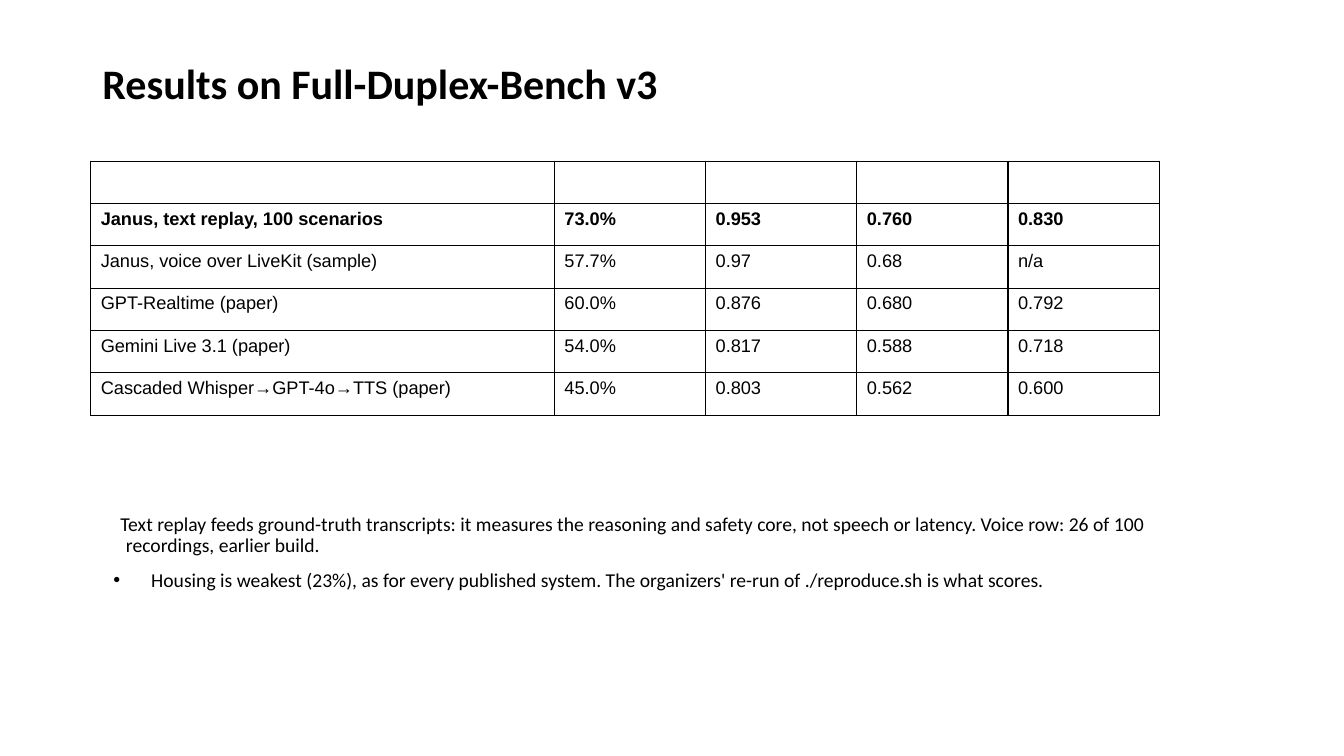
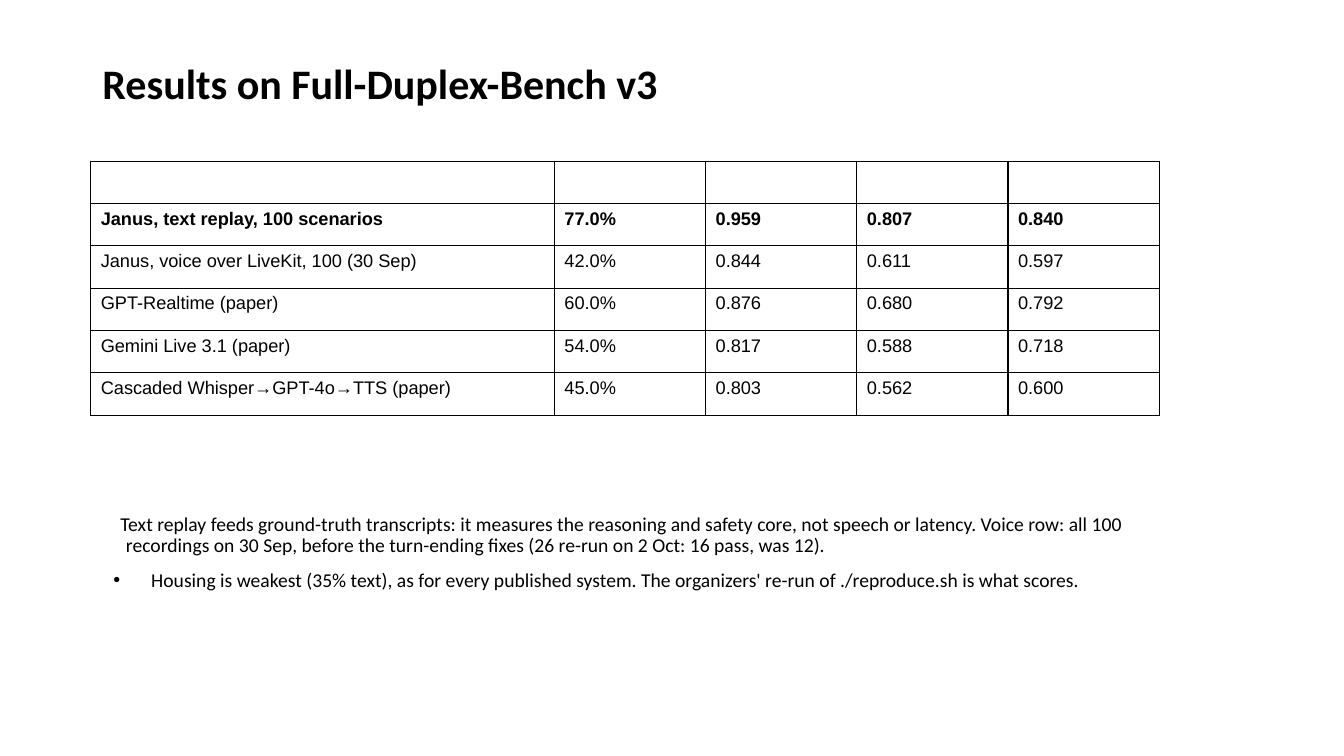
Before and after one commit to AdithyaSanthosh-P/Janus, a slide deck: slide 5 of docs/deck/Janus_Submission.pptx. Drawn at 1344x756 pixels with LibreOffice and Linux fonts; fonts in the diff are those of the drawing. Boxes give left, top, right and bottom in pixels: in the first picture for what was removed or moved away, otherwise in the second. Text is boxed around its words. In the diff, an @@ line names an element or a change of style, - is before the commit and + after.

```diff
--- a/docs/deck/Janus_Submission.pptx
+++ b/docs/deck/Janus_Submission.pptx
@@ table at bbox=[91, 161, 1159, 415] @@
-row 2: Janus, text replay, 100 scenarios | 73.0% | 0.953 | 0.760 | 0.830
+row 2: Janus, text replay, 100 scenarios | 77.0% | 0.959 | 0.807 | 0.840
-row 3: Janus, voice over LiveKit (sample) | 57.7% | 0.97 | 0.68 | n/a
+row 3: Janus, voice over LiveKit, 100 (30 Sep) | 42.0% | 0.844 | 0.611 | 0.597
@@ text at bbox=[120, 517, 1122, 591]: text changed @@
-Text replay feeds ground-truth transcripts: it measures the reasoning and safety core, not speech or latency. Voice row: 26 of 100 recordings, earlier build.
-• Housing is weakest (23%), as for every published system. The organizers' re-run of ./reproduce.sh is what scores.
+Text replay feeds ground-truth transcripts: it measures the reasoning and safety core, not speech or latency. Voice row: all 100 recordings on 30 Sep, before the turn-ending fixes (26 re-run on 2 Oct: 16 pass, was 12).
+• Housing is weakest (35% text), as for every published system. The organizers' re-run of ./reproduce.sh is what scores.
```
Also in this commit, not shown: 3 other slides changed, 13 other files.
